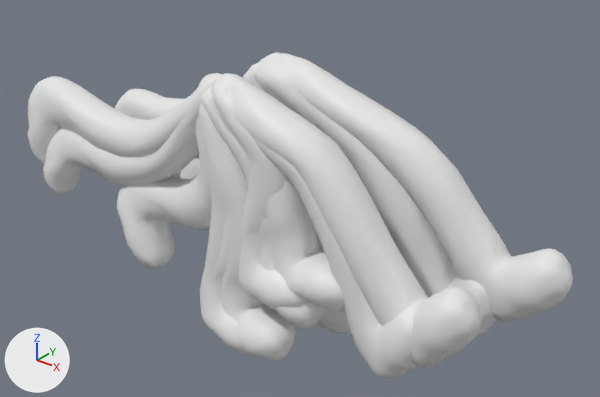
Renders of the FBX model plipplop/Assets/Meshes/KM_PlipPlop_Flipbook.fbx from each side of a commit.
The view is the same before and after, from a 50 mm camera at (0.01353, -0.01477, 0.01318) aimed at (0.00139, 0.00041, 0.00378). Every picture has the same lights, and +X, +Y and +Z are marked at lower left. Where no turn or scale is listed for an object, it has been applied to the vertices.

The first picture shows 'idle01', 'jump01', 'jump02', 'walk01', 'walk02', 'walk03', 'walk04', 'walk05', 'walk06', 'walk07', 'walk08'.
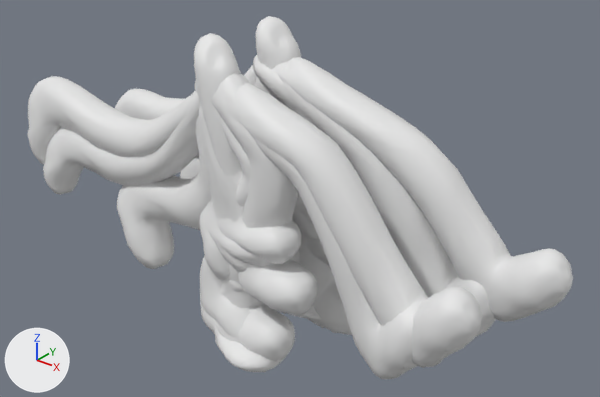
Diff of the bpy script that builds the scene:
```diff
--- a/plipplop/Assets/Meshes/KM_PlipPlop_Flipbook.fbx.py
+++ b/plipplop/Assets/Meshes/KM_PlipPlop_Flipbook.fbx.py
@@ me_cube_014 @@
-me_cube_014.from_pydata(...)  # 1650 vertices, 3194 faces; spans x -0.00042..0.0044, y -0.00195..0.00178, z 0.0019..0.00718
+me_cube_014.from_pydata(...)  # 1650 vertices, 3194 faces; spans x -0.00052..0.00239, y -0.00192..0.00178, z 0.00229..0.00736
+# me_cube_014 part 3: 825 of 1650 vertices moved; they spanned x -0.00042..0.00377, y 0.00041..0.00178, z 0.0019..0.00718 and now span x -0.0005..0.00239, y 0.00041..0.00178, z 0.00282..0.00736; mean shift (-0.00092, 0.0, 0.00073); largest move (0.00164, 0.00108, 0.00204) -> (-0.00014, 0.00108, 0.0035)
+# me_cube_014 part 4: 825 of 1650 vertices moved; they spanned x -0.00032..0.0044, y -0.00195..-0.0005, z 0.00197..0.00718 and now span x -0.00052..0.00231, y -0.00192..-0.00047, z 0.00229..0.0073; mean shift (-0.00146, 0.00003, 0.00034); largest move (0.00417, -0.00147, 0.00244) -> (0.00101, -0.00144, 0.00229)
 me_cube_014.materials.append(mat_tt_checker_512x512_uv_grid)
@@ me_cube_013 @@
-me_cube_013.from_pydata(...)  # 1650 vertices, 3194 faces; spans x -0.00045..0.00417, y -0.00195..0.00171, z 0.00151..0.00726
+me_cube_013.from_pydata(...)  # 1650 vertices, 3194 faces; spans x -0.00046..0.00282, y -0.00195..0.00178, z 0.00184..0.00729
+# me_cube_013 part 1: 825 of 1650 vertices moved; they spanned x -0.00021..0.00417, y 0.00034..0.00171, z 0.00216..0.00726 and now span x -0.00033..0.00282, y 0.00041..0.00178, z 0.00276..0.00718; mean shift (-0.00088, 0.00007, 0.00028); largest move (0.00212, 0.00119, 0.00222) -> (0.00038, 0.00126, 0.00323)
+# me_cube_013 part 2: 825 of 1650 vertices moved; they spanned x -0.00045..0.00348, y -0.00195..-0.0005, z 0.00151..0.00718 and now span x -0.00046..0.00211, y -0.00195..-0.0005, z 0.00184..0.00729; mean shift (-0.00114, 0.0, 0.00038); largest move (0.00322, -0.00147, 0.00154) -> (0.00038, -0.00147, 0.00184)
 me_cube_013.materials.append(mat_tt_checker_512x512_uv_grid)
@@ ob_land02 @@
+ob_land02 = bpy.data.objects.new('land02', me_cube_016)  # 1650 vertices, 3194 faces; spans x -0.00068..0.00183, y -0.00199..0.00178, z 0.00002..0.00815; in mat_tt_checker_512x512_uv_grid (its picture is missing)
+ob_land02.location = (0.0, 0.0, 0.0)
@@ ob_jump03 @@
+ob_jump03 = bpy.data.objects.new('jump03', me_cube_009)  # 1650 vertices, 3194 faces; spans x -0.0006..0.0027, y -0.00196..0.00178, z 0.0021..0.00745; in mat_tt_checker_512x512_uv_grid (its picture is missing)
+ob_jump03.location = (0.0, 0.0, 0.0)
@@ ob_land01 @@
+ob_land01 = bpy.data.objects.new('land01', me_cube_015)  # 1650 vertices, 3194 faces; spans x -0.00039..0.00244, y -0.00239..0.002, z -0.00016..0.00365; in mat_tt_checker_512x512_uv_grid (its picture is missing)
+ob_land01.location = (0.0, 0.0, 0.0)
@@ ob_jump04 @@
+ob_jump04 = bpy.data.objects.new('jump04', me_cube_012)  # 1650 vertices, 3194 faces; spans x -0.0006..0.00241, y -0.00196..0.00178, z 0.00216..0.00745; in mat_tt_checker_512x512_uv_grid (its picture is missing)
+ob_jump04.location = (0.0, 0.0, 0.0)
```

Where the change shows, as pixel boxes (x1, y1, x2, y2) in the pictures (600 x 397 px; the box of a moved part takes in the faces that stretch with it):
'land02', added: after (194, 16, 301, 338)
'jump02', reshaped: before (210, 58, 344, 313); after (215, 55, 303, 272)
'jump01', reshaped: before (199, 55, 369, 329); after (199, 72, 312, 280)
'jump03', added: after (195, 68, 301, 264)
'land01', added: after (209, 250, 320, 372)
'jump04', added: after (204, 72, 318, 267)
part 1 of me_cube_013, moved or reshaped: before (259, 55, 369, 193); after (270, 72, 312, 222)
part 2 of me_cube_013, moved or reshaped: before (199, 73, 324, 329); after (199, 120, 250, 280)
part 3 of me_cube_014, moved or reshaped: before (254, 58, 325, 253); after (253, 55, 303, 213)
part 4 of me_cube_014, moved or reshaped: before (210, 75, 344, 311); after (215, 241, 248, 272)
'walk08', unchanged, covered by the edit: before (198, 58, 288, 357); after (198, 110, 369, 343)
'idle01', unchanged, covered by the edit: before (200, 130, 225, 285); after (200, 130, 223, 276)
